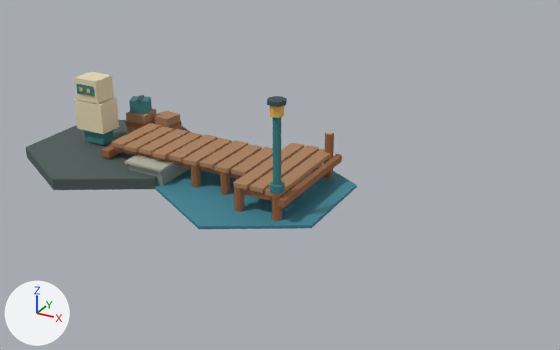
One commit to the Blender file art/blender/dock.blend: the scene before it, then after it.
Before and after are seen from a 50 mm camera at (5.15, -6.97, 3.56) aimed at (1.32, 0.0, 0.08). Every picture has the same lights, and +X, +Y and +Z are marked at lower left. The first picture is the older version.

In view in the first picture: 'Dock Cut stone', 'Dock Planks', 'Dock Stone', 'Dock Teal', 'Dock Timber', 'Preview hex plinth', 'Preview robot body', 'Preview robot head', 'Preview water tile' and 4 more.
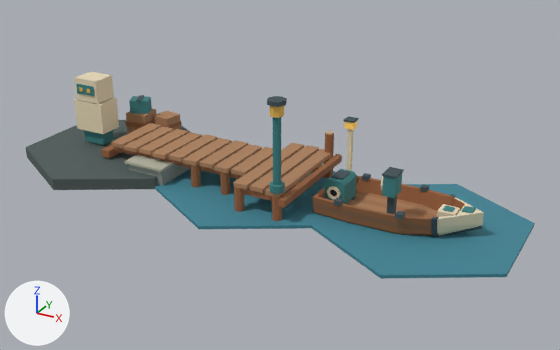
The newer file is also turned or shifted as a whole; pictures and numbers use the older file's frame.

What differs and where, as boxes [x1, y1, x2, y2] in the pictures (560 x 350 px):
'Preview water tile.001', added (cyan)
    after: [311, 184, 535, 279]
'Skiff Timber', added (brown)
    after: [313, 176, 465, 236]
'Skiff Cream', added
    after: [327, 129, 484, 236]
'Skiff Teal', added (cyan)
    after: [324, 169, 476, 213]
'Skiff Iron', added
    after: [312, 116, 482, 236]
'Skiff Strake', added (brown)
    after: [313, 202, 431, 231]
'Skiff Planks', added (brown)
    after: [348, 193, 437, 218]
'Skiff Planks dark', added (brown)
    after: [348, 190, 437, 218]
'Skiff Amber', added
    after: [344, 121, 357, 130]

The change, as a diff of the scene's bpy script:
```diff
--- a/art/blender/dock.blend.py
+++ b/art/blender/dock.blend.py
@@ ob_skiff_amber @@
+ob_skiff_amber = bpy.data.objects.new('Skiff Amber', me_cube_028_1)  # 72 vertices, 36 faces; spans x -0.771..0.02, y -0.04..0.381, z -0.302..0.39; in mat_amber_001 (orange #e5b653, glowing brown #8f7131)
+ob_skiff_amber.location = (2.695, -0.06, 0.365)
@@ ob_skiff_teal @@
+ob_skiff_teal = bpy.data.objects.new('Skiff Teal', me_cube_027_1)  # 184 vertices, 108 faces; spans x -1.52..0.06, y -0.26..0.16, z -0.06..0.38; in mat_teal_001 (cyan #397e80)
+ob_skiff_teal.location = (3.45, 0.0, 0.148)
+ob_skiff_teal.rotation_euler = (0.0, -0.0997, 0.0)  # degrees (0, -5.7, 0)
@@ ob_skiff_planks_dark @@
+ob_skiff_planks_dark = bpy.data.objects.new('Skiff Planks dark', me_deck_mesh_001)  # 96 vertices, 52 faces; spans x -0.802..0.62, y -0.325..0.325, z 0.045..0.062; in mat_planks_dark (brown #a3724e)
+ob_skiff_planks_dark.location = (2.75, 0.0, -0.125)
@@ ob_skiff_planks @@
+ob_skiff_planks = bpy.data.objects.new('Skiff Planks', me_deck_mesh)  # 60 vertices, 32 faces; spans x -0.802..0.62, y -0.25..0.25, z 0.045..0.062; in mat_planks_001 (brown #ac805c)
+ob_skiff_planks.location = (2.75, 0.0, -0.125)
@@ ob_skiff_cream @@
+ob_skiff_cream = bpy.data.objects.new('Skiff Cream', me_hull_mesh_003)  # 389 vertices, 247 faces; spans x -0.77..0.85, y -0.31..0.31, z 0.0..0.8; in mat_cream (beige #e7d9b8)
+ob_skiff_cream.location = (2.75, 0.0, -0.125)
@@ ob_skiff_timber @@
+ob_skiff_timber = bpy.data.objects.new('Skiff Timber', me_hull_mesh_001)  # 192 vertices, 108 faces; spans x -0.85..0.62, y -0.39..0.39, z -0.07..0.257; in mat_timber_001 (brown #98623d)
+ob_skiff_timber.location = (2.75, 0.0, -0.125)
@@ ob_skiff_iron @@
+ob_skiff_iron = bpy.data.objects.new('Skiff Iron', me_bow_seam_strip_mesh)  # 721 vertices, 373 faces; spans x -0.87..0.85, y -0.4..0.4, z -0.14..0.9; in mat_iron_001 (dark cyan #3f5057), mat_timber_001 (brown #98623d)
+ob_skiff_iron.location = (2.75, 0.0, -0.125)
@@ ob_skiff_strake @@
+ob_skiff_strake = bpy.data.objects.new('Skiff Strake', me_hull_mesh)  # 28 vertices, 14 faces; spans x -0.85..0.45, y -0.381..0.381, z 0.085..0.15; in mat_strake (brown #885f42)
+ob_skiff_strake.location = (2.75, 0.0, -0.125)
@@ ob_preview_water_tile_001 @@
+ob_preview_water_tile_001 = bpy.data.objects.new('Preview water tile.001', me_cylinder_013.copy())  # the mesh of ob_preview_water_tile
+ob_preview_water_tile_001.location = (3.0, 0.0, -0.142)
```
